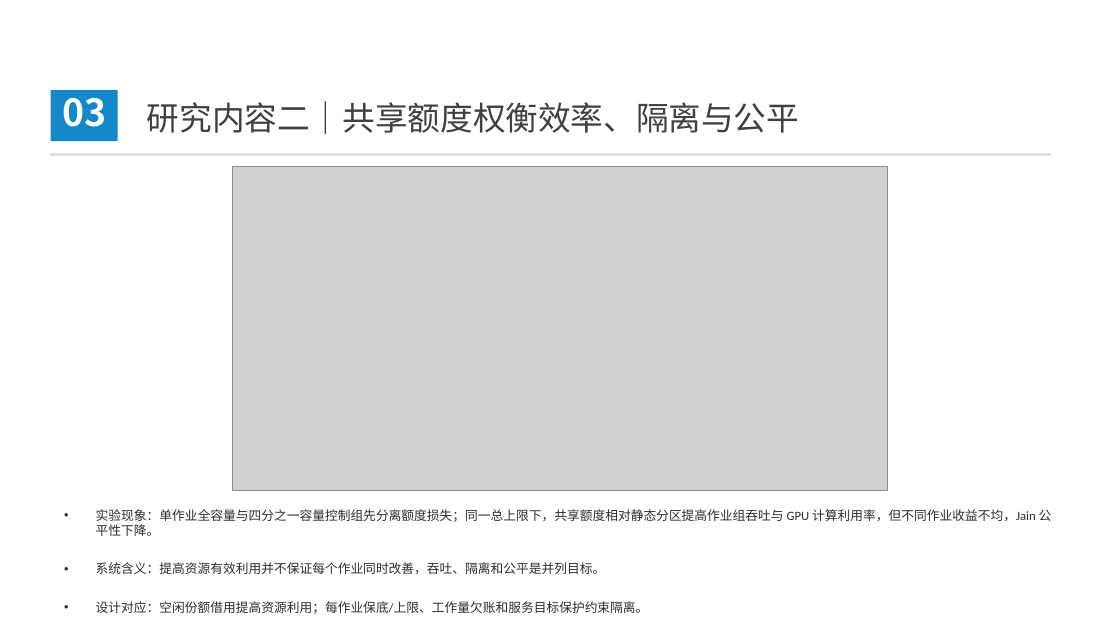
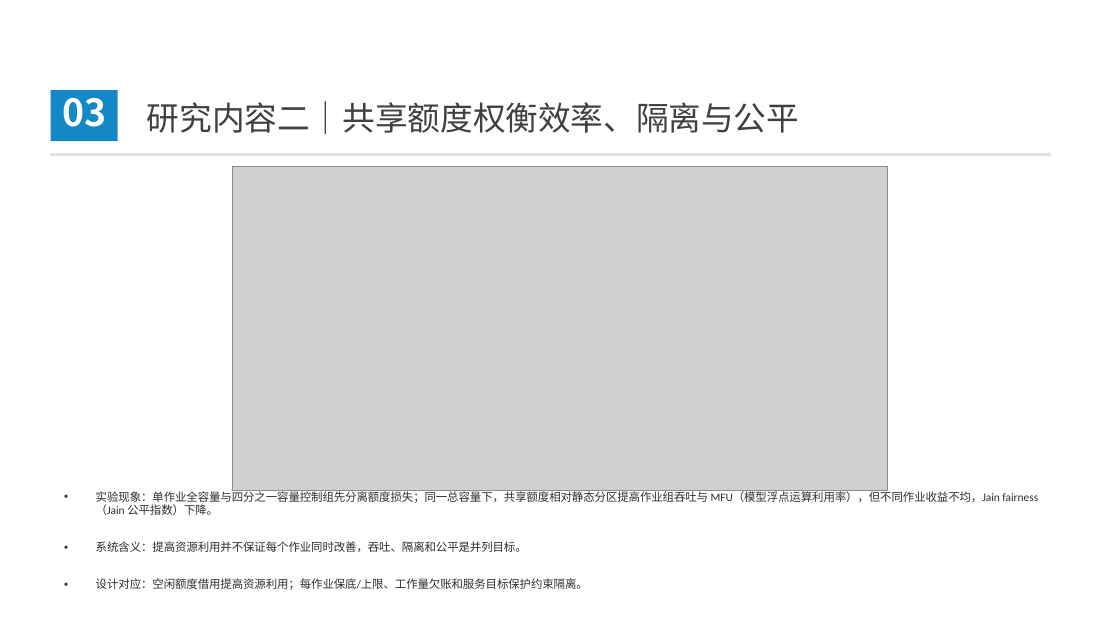
Before and after one commit to 3444374/ai-operator-execution-optimization, a slide deck: slide 18 of opening/slides/opening_defense_20260812_v9.pptx (slide 21 before the commit). Drawn at 1120x630 pixels with LibreOffice and Linux fonts; fonts in the diff are those of the drawing; grey boxes stand for pictures; background and template pictures are left out. Boxes give left, top, right and bottom in pixels: in the first picture for what was removed or moved away, otherwise in the second. Text is boxed around its words. In the diff, an @@ line names an element or a change of style, - is before the commit and + after.

```diff
--- a/opening/slides/opening_defense_20260812_v9.pptx
+++ b/opening/slides/opening_defense_20260812_v9.pptx
@@ text at (96,489,1038,590): text changed; size 10.9 to 9.8 pt @@
-• 实验现象：单作业全容量与四分之一容量控制组先分离额度损失；同一总上限下，共享额度相对静态分区提高作业组吞吐与 GPU 计算利用率，但不同作业收益不均，Jain 公平性下降。
-• 系统含义：提高资源有效利用并不保证每个作业同时改善，吞吐、隔离和公平是并列目标。
-• 设计对应：空闲份额借用提高资源利用；每作业保底/上限、工作量欠账和服务目标保护约束隔离。
+• 实验现象：单作业全容量与四分之一容量控制组先分离额度损失；同一总容量下，共享额度相对静态分区提高作业组吞吐与 MFU（模型浮点运算利用率），但不同作业收益不均，Jain fairness（Jain 公平指数）下降。
+• 系统含义：提高资源利用并不保证每个作业同时改善，吞吐、隔离和公平是并列目标。
+• 设计对应：空闲额度借用提高资源利用；每作业保底/上限、工作量欠账和服务目标保护约束隔离。
```
Also in this commit, not shown: 21 other slides changed, 1 slide added, 6 slides removed, 7 other files.
